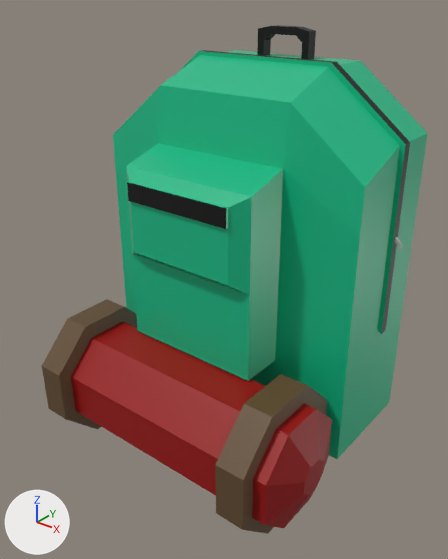
Before and after pictures for a commit that changed the FBX model Backpack/backpack.fbx.
Before and after are seen from a camera (50 mm lens) standing at (2.43, -3.48, 1.47) and looking at (0.01, -0.45, -0.41). Every picture has the same lights, and +X, +Y and +Z are marked at lower left. Where no turn or scale is listed for an object, it has been applied to the vertices. Vertices at the same position are counted once.

In view in the first picture: 'Backpack', 'Camping Mat', 'Handle', 'Mat Holder Left', 'Mat Holder Right'.
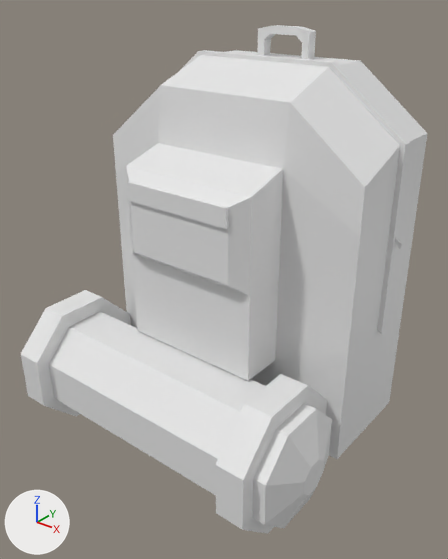
Pixel boxes (x1, y1, x2, y2) of what changed, in the pictures (448 x 559 px):
'Camping Mat', recoloured (red to white): (49, 312, 332, 528) in both
'Mat Holder Left', recoloured, moved: before (42, 299, 137, 429); after (21, 290, 131, 416)
'Mat Holder Right', recoloured (brown to white): (215, 374, 327, 534) in both
'Handle', recoloured (black to white): (257, 25, 316, 59) in both
part 1 of me_cube, recoloured (green to white): (113, 50, 428, 459) in both
part 2 of me_cube, recoloured (black to white): (127, 50, 410, 334) in both

Edits to the bpy script that builds the scene:
```text
Change mat_material_004:
    mat_material_004.base_color: (0.0, 0.0, 0.0) -> (0.799, 0.799, 0.799)  # black #000000 -> white #e7e7e7
Change me_cylinder_003:
    where me_cylinder_003.from_pydata(...)  # 48 vertices, 32 faces; spans x -0.102..0.102, y -0.457..0.457, z -0.457..0.457
    remove me_cylinder_003.materials.append(mat_material_006)  # brown #624a2e
Change me_cylinder_004:
    where me_cylinder_004.from_pydata(...)  # 48 vertices, 32 faces; spans x -0.102..0.102, y -0.457..0.457, z -0.457..0.457
    remove me_cylinder_004.materials.append(mat_material_007)  # brown #624a2e
Change me_cube:
    where me_cube.from_pydata(...)  # 164 vertices, 162 faces; spans x -1.03..1.03, y -0.84..0.55, z -1.44..1.03
    used by ob_backpack; location = (0.0, -0.072, 0.0)
    me_cube part 1: all 148 faces that had it switch from mat_material (green #0dba86) to no material
    me_cube part 2: all 14 faces that had it switch from mat_material_005 (black #000000) to no material
Change me_cylinder_001:
    where me_cylinder_001.from_pydata(...)  # 32 vertices, 26 faces; spans x -1.08..1.09, y -0.37..0.37, z -0.37..0.37
    remove me_cylinder_001.materials.append(mat_material_001)  # red #990000
Change ob_mat_holder_left:
    ob_mat_holder_left.location: (-0.803, -0.931, -1.192) -> (-1.054, -0.931, -1.192)
```
